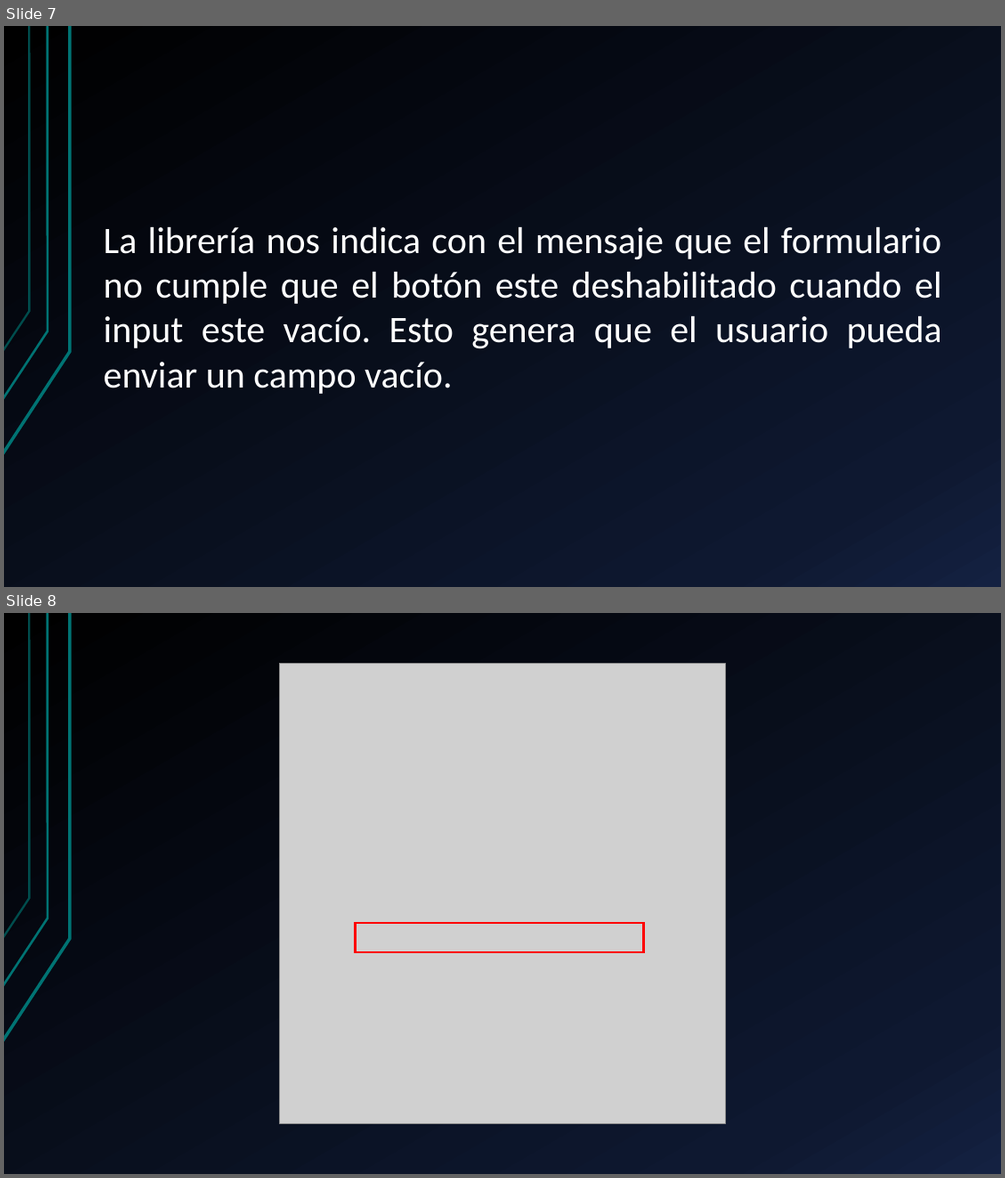
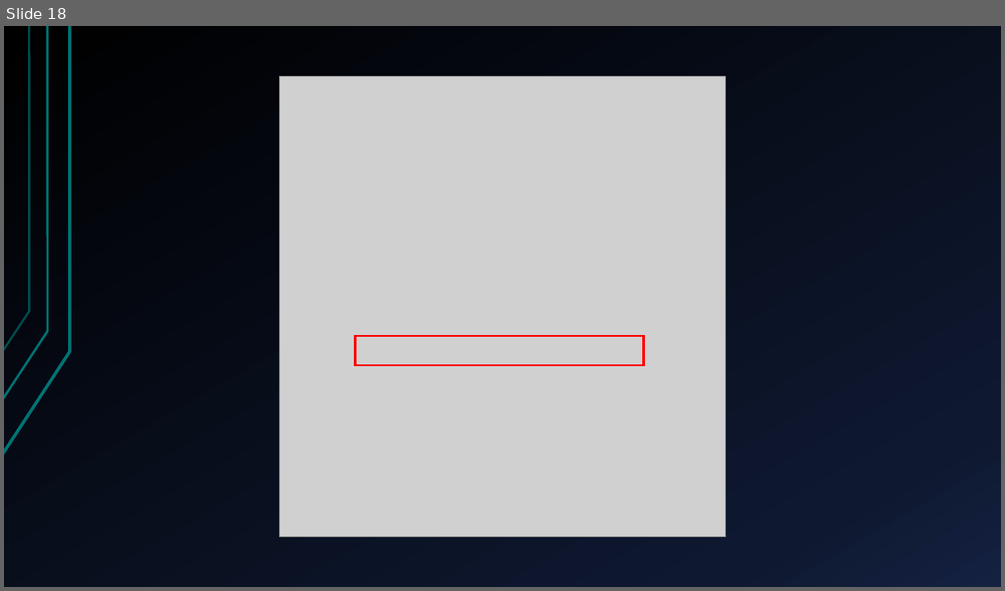
Before and after one commit to GusGiam01/TP-Desarrollo-Software, a slide deck: App POC/Documentacion/TestingLibrary-Presentacion.pptx. Shown one above the other, each under a label of ours: slides 7 and 8 before the commit, slide 18 after it. The pictures are 1005x1178 and 1005x591 pixels, drawn with LibreOffice and Linux fonts; fonts in the diff are those of the drawing; grey boxes stand for pictures. Boxes give left, top, right and bottom in pixels: in the first picture for what was removed or moved away, otherwise in the second. Text is boxed around its words. In the diff, an @@ line names an element or a change of style, - is before the commit and + after.

```diff
--- a/App POC/Documentacion/TestingLibrary-Presentacion.pptx
+++ b/App POC/Documentacion/TestingLibrary-Presentacion.pptx
@@ slide 7 removed at (x1=4, y1=26, x2=1001, y2=587), background gradient #000000 to #0F1931 to #142242; not listed: 3 template elements that a slide beside it also shows @@
@@ text removed at (x1=104, y1=227, x2=942, y2=394) @@
-La librería nos indica con el mensaje que el formulario no cumple que el botón este deshabilitado cuando el input este vacío. Esto genera que el usuario pueda enviar un campo vacío.
@@ what was slide 8 is now slide 18 @@
```
Also in this commit, not shown: 3 slides changed, 15 slides added, 4 other slides removed, 3 other files.
